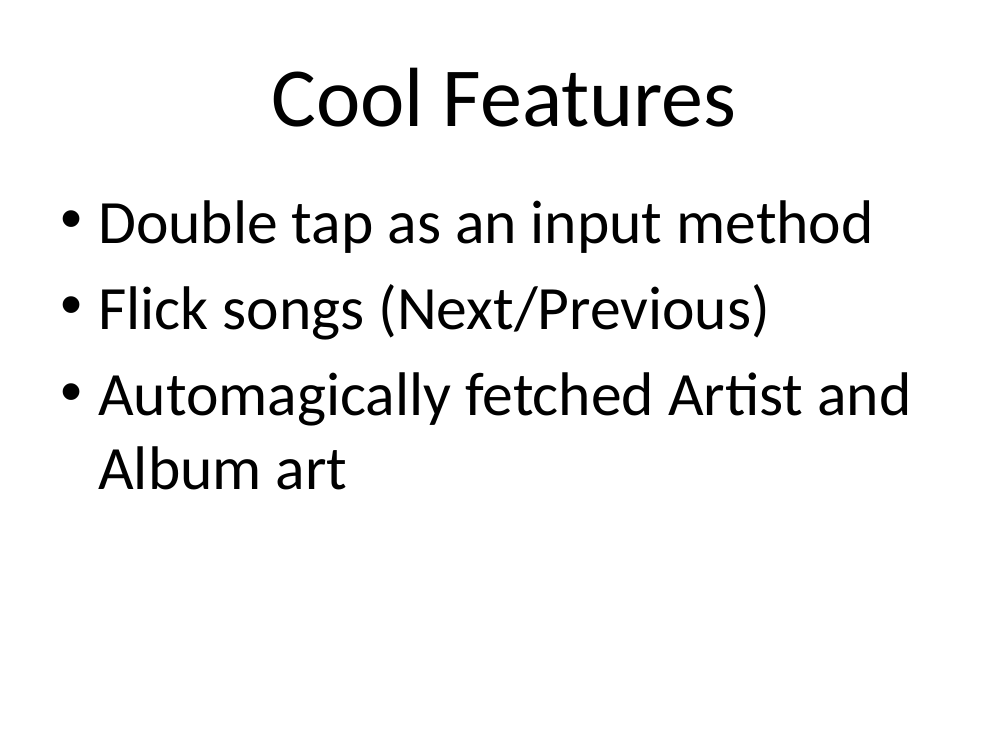
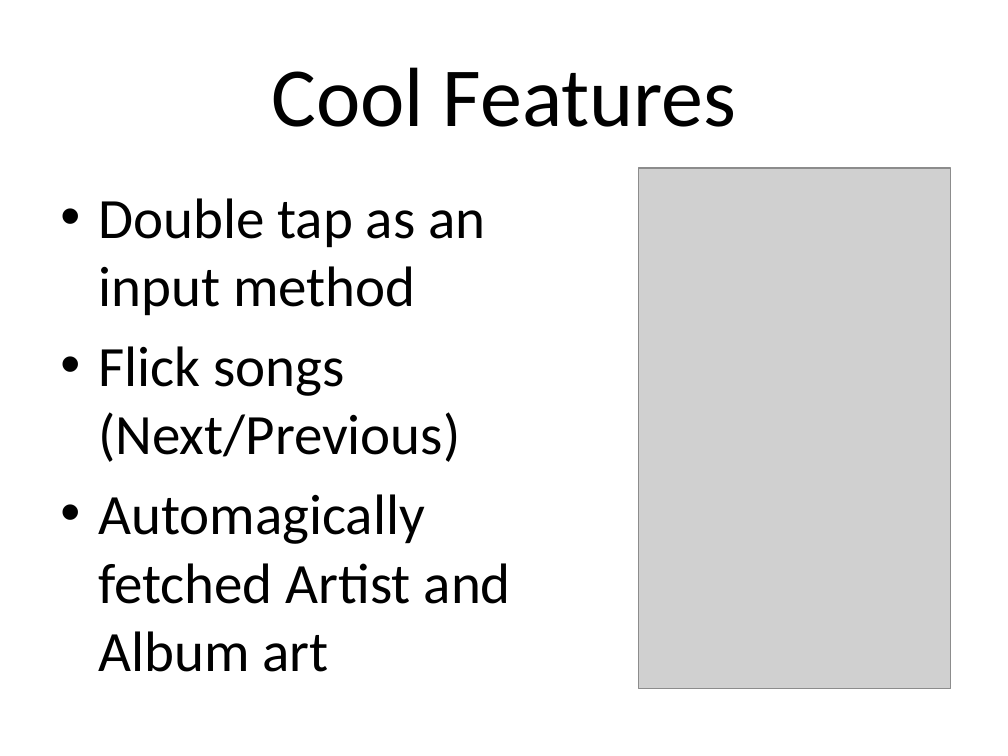
Before and after one commit to chibicorpse/kinoplayer, a slide deck: slide 5 of Docs/Presentation/Kino.pptx. Drawn at 1008x756 pixels with LibreOffice and Linux fonts; fonts in the diff are those of the drawing; grey boxes stand for pictures; background and template pictures are left out. Boxes give left, top, right and bottom in pixels: in the first picture for what was removed or moved away, otherwise in the second. Text is boxed around its words. In the diff, an @@ line names an element or a change of style, - is before the commit and + after.

```diff
--- a/Docs/Presentation/Kino.pptx
+++ b/Docs/Presentation/Kino.pptx
@@ text "Double tap as an input ..." at box(98, 198, 511, 672): size 44 to 40.7 pt @@
@@ picture added at box(638, 168, 951, 689) @@
```
Also in this commit, not shown: 5 other slides changed.
